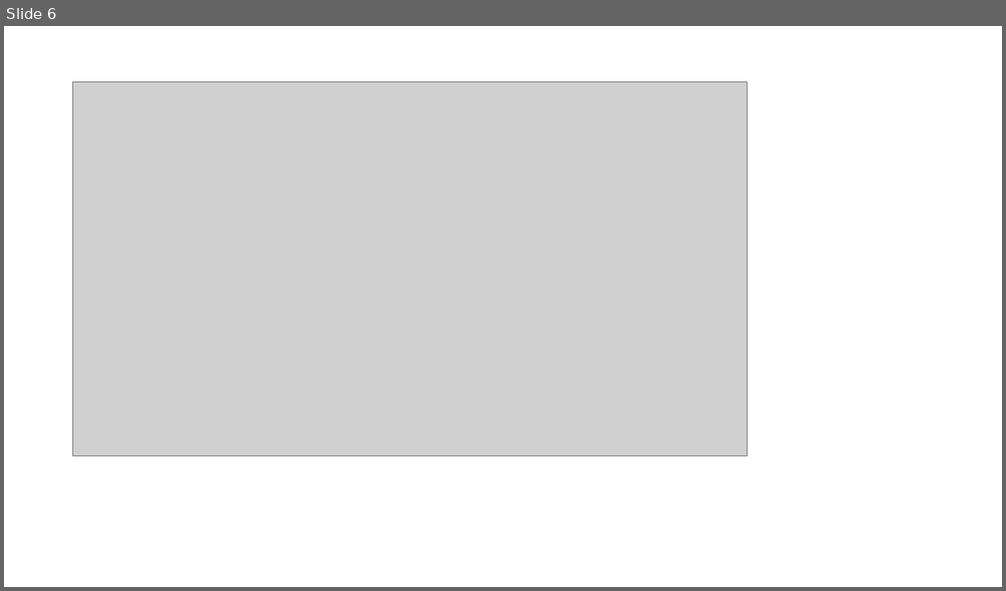
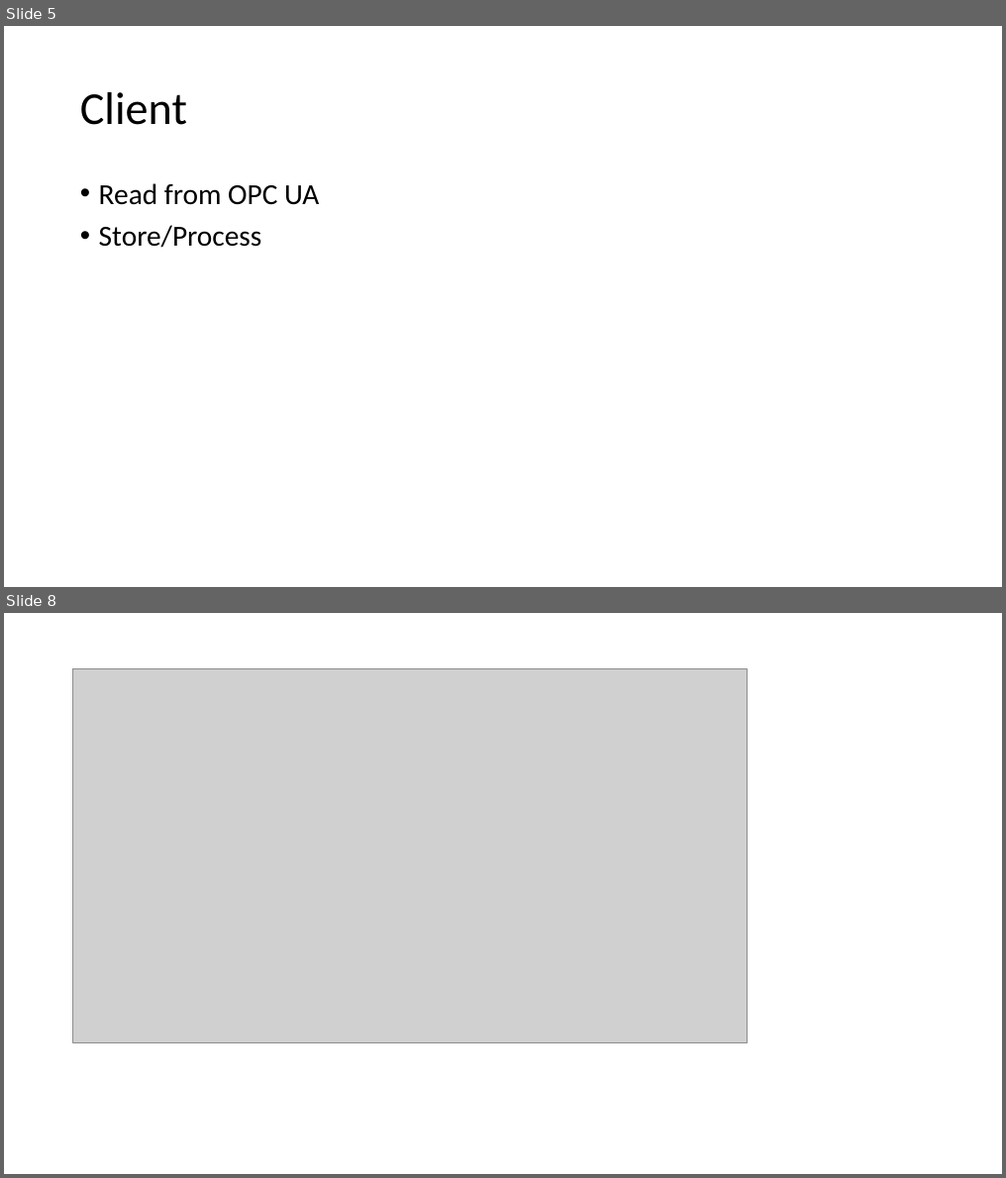
Before and after one commit to stvgz/python-opc-example, a slide deck: opc-ua-examples.pptx. Shown one above the other, each under a label of ours: slide 6 before the commit, slides 5 and 8 after it; the slides between them are not shown. The pictures are 1006x591 and 1006x1178 pixels, drawn with LibreOffice and Linux fonts; fonts in the diff are those of the drawing; grey boxes stand for pictures. Boxes give left, top, right and bottom in pixels: in the first picture for what was removed or moved away, otherwise in the second. Text is boxed around its words. In the diff, an @@ line names an element or a change of style, - is before the commit and + after.

```diff
--- a/opc-ua-examples.pptx
+++ b/opc-ua-examples.pptx
@@ slide 5 added at <box>4,26,1002,587</box>, background #FFFFFF @@
@@ title added at <box>80,92,187,125</box>, 44 pt, text #000000 @@
+Client
@@ text added at <box>99,183,319,248</box>, 28 pt, text #000000 @@
+• Read from OPC UA
+• Store/Process
@@ what was slide 6 is now slide 8 @@
```
Also in this commit, not shown: 2 other slides added, 1 slide removed, 1 other file.
